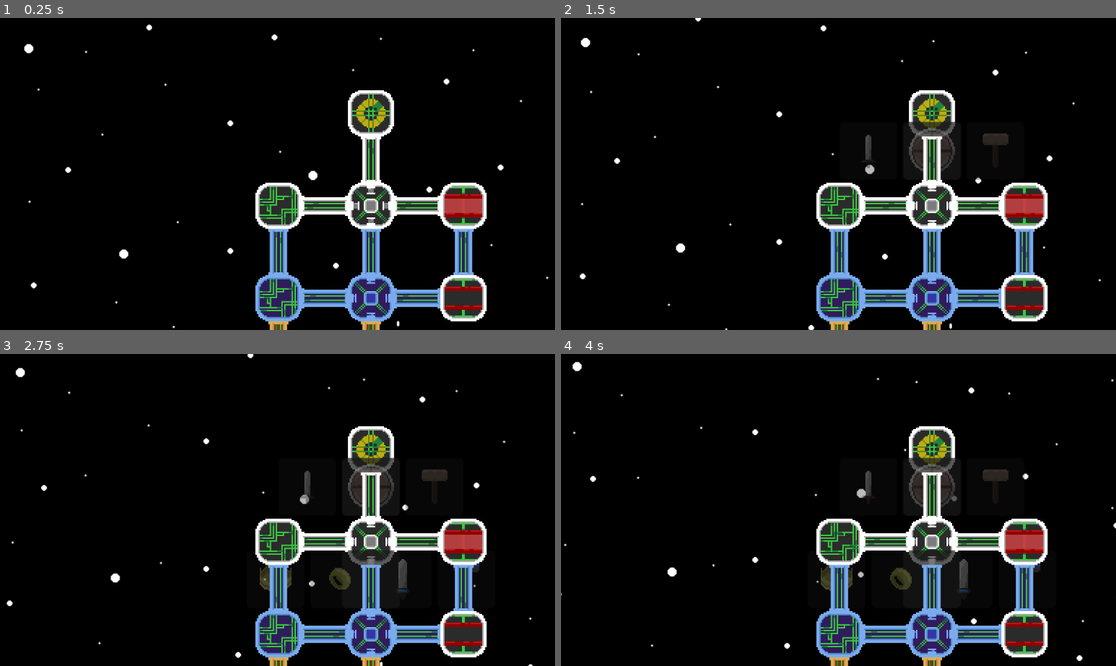
Above: before the commit, frames 1-4 (two rows, left to right).
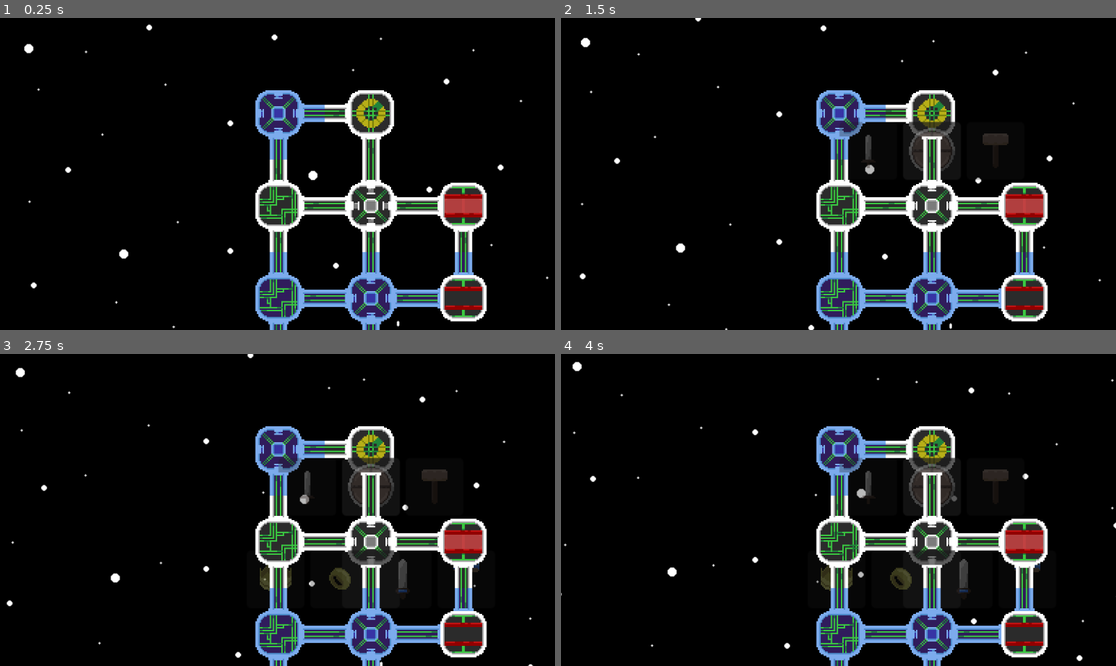
Above: after the commit, the same moments.

Repository: ManechLepage/GodotWild-Jam68
Game: Godot game, scene res://Scenes/node_2d.tscn
The game is run twice, just before and just after one commit, with the same random seed, the same clock (stepped at 60 frames per second) and the same inputs.
Inputs (mouse positions are in pixels of both pictures, inside the frame that each line leads up to):
- Up to frame 1 (0.25 s): no input
- Up to frame 2 (1.5 s): move the mouse to (932, 114) at 0.52 s; click (932, 114) at 0.67 s; move the mouse to (932, 205) at 1.27 s; click (932, 205) at 1.42 s
- Up to frame 3 (2.75 s): move the mouse to (371, 634) at 2.02 s; click (371, 634) at 2.17 s
- Up to frame 4 (4 s): move the mouse to (838, 541) at 2.77 s; click (838, 541) at 2.92 s; click (810, 485) at 3.5 s

The runs differ from the first frame. In frame 1, 3.0% of the frame differs, in the area x 45-86%, y 23-100%; in frame 2, 3.0%; in frame 3, 3.0%; in frame 4, 3.0%.

Commit message:
seperayots dfsdf

Diff:
--- /dev/null
+++ b/Godot Wild-jam 68/Graphics/sections/Seperator/seperator1-2.tres
@@ -0,0 +1,66 @@
+[gd_resource type="SpriteFrames" load_steps=15 format=3 uid="uid://bjl2525xevoc4"]
+
+[ext_resource type="Texture2D" uid="uid://bbw28jrc6i2l7" path="res://Graphics/sections/Seperator/seperator1-2/section_seperator1.png" id="1_sdcnv"]
+[ext_resource type="Texture2D" uid="uid://bw3gw7svrf8pn" path="res://Graphics/sections/Seperator/seperator1-2/section_seperator2.png" id="2_ypfbm"]
+[ext_resource type="Texture2D" uid="uid://48tq51t2tika" path="res://Graphics/sections/Seperator/seperator1-2/section_seperator3.png" id="3_gftbx"]
+[ext_resource type="Texture2D" uid="uid://bjn3ky5pd0ptk" path="res://Graphics/sections/Seperator/seperator1-2/section_seperator4.png" id="4_w5sij"]
+[ext_resource type="Texture2D" uid="uid://br78704lsbwrt" path="res://Graphics/sections/Seperator/seperator1-2/section_seperator5.png" id="5_0olfg"]
+[ext_resource type="Texture2D" uid="uid://cawehccvbh35t" path="res://Graphics/sections/Seperator/seperator1-2/section_seperator6.png" id="6_k4k83"]
+[ext_resource type="Texture2D" uid="uid://dkv1gn7vadl4o" path="res://Graphics/sections/Seperator/seperator1-2/section_seperator7.png" id="7_meu7c"]
+[ext_resource type="Texture2D" uid="uid://vqldyvvvsly7" path="res://Graphics/sections/Seperator/seperator1-2/section_seperator8.png" id="8_42bnc"]
+[ext_resource type="Texture2D" uid="uid://b5khhnktg1ea0" path="res://Graphics/sections/Seperator/seperator1-2/section_seperator9.png" id="9_dd660"]
+[ext_resource type="Texture2D" uid="uid://c35l2k8gqe36" path="res://Graphics/sections/Seperator/seperator1-2/section_seperator10.png" id="10_yyqtf"]
+[ext_resource type="Texture2D" uid="uid://wnk7fs4m256" path="res://Graphics/sections/Seperator/seperator1-2/section_seperator11.png" id="11_cx6sq"]
+[ext_resource type="Texture2D" uid="uid://d4bu8jv755baj" path="res://Graphics/sections/Seperator/seperator1-2/section_seperator12.png" id="12_nhrnr"]
+[ext_resource type="Texture2D" uid="uid://c1pgqhj8oe7b2" path="res://Graphics/sections/Seperator/seperator1-2/section_seperator13.png" id="13_li08g"]
+[ext_resource type="Texture2D" uid="uid://cme210ssqnlgs" path="res://Graphics/sections/Seperator/seperator1-2/section_seperator14.png" id="14_4kx3n"]
+
+[resource]
+animations = [{
+"frames": [{
+"duration": 1.0,
+"texture": ExtResource("1_sdcnv")
+}, {
+"duration": 1.0,
+"texture": ExtResource("2_ypfbm")
+}, {
+"duration": 1.0,
+"texture": ExtResource("3_gftbx")
+}, {
+"duration": 1.0,
+"texture": ExtResource("4_w5sij")
+}, {
+"duration": 1.0,
+"texture": ExtResource("5_0olfg")
+}, {
+"duration": 1.0,
+"texture": ExtResource("6_k4k83")
+}, {
+"duration": 1.0,
+"texture": ExtResource("7_meu7c")
+}, {
+"duration": 1.0,
+"texture": ExtResource("8_42bnc")
+}, {
+"duration": 1.0,
+"texture": ExtResource("9_dd660")
+}, {
+"duration": 1.0,
+"texture": ExtResource("10_yyqtf")
+}, {
+"duration": 1.0,
+"texture": ExtResource("11_cx6sq")
+}, {
+"duration": 1.0,
+"texture": ExtResource("12_nhrnr")
+}, {
+"duration": 1.0,
+"texture": ExtResource("13_li08g")
+}, {
+"duration": 1.0,
+"texture": ExtResource("14_4kx3n")
+}],
+"loop": true,
+"name": &"default",
+"speed": 15.0
+}]
--- /dev/null
+++ b/Godot Wild-jam 68/Graphics/sections/Seperator/seperator1-3.tres
@@ -0,0 +1,66 @@
+[gd_resource type="SpriteFrames" load_steps=15 format=3 uid="uid://kpk8c2kxh4s2"]
+
+[ext_resource type="Texture2D" uid="uid://fuqnuvq3prc0" path="res://Graphics/sections/Seperator/seperator3/section_seperator3.png" id="1_gww3b"]
+[ext_resource type="Texture2D" uid="uid://jceyayhi1g3v" path="res://Graphics/sections/Seperator/seperator3/section_seperator4.png" id="2_2kam7"]
+[ext_resource type="Texture2D" uid="uid://djjiksgmpx7xb" path="res://Graphics/sections/Seperator/seperator3/section_seperator5.png" id="3_vnnpt"]
+[ext_resource type="Texture2D" uid="uid://dqtsba31boa87" path="res://Graphics/sections/Seperator/seperator3/section_seperator6.png" id="4_mpcoc"]
+[ext_resource type="Texture2D" uid="uid://xrn5pxhlaw0q" path="res://Graphics/sections/Seperator/seperator3/section_seperator7.png" id="5_468sg"]
+[ext_resource type="Texture2D" uid="uid://ctspnfa31ihx1" path="res://Graphics/sections/Seperator/seperator3/section_seperator8.png" id="6_y8225"]
+[ext_resource type="Texture2D" uid="uid://chfx7h5yhtlug" path="res://Graphics/sections/Seperator/seperator3/section_seperator9.png" id="7_nqkvp"]
+[ext_resource type="Texture2D" uid="uid://dph1puosvaw63" path="res://Graphics/sections/Seperator/seperator3/section_seperator10.png" id="8_f3ikx"]
+[ext_resource type="Texture2D" uid="uid://72khmm4wodyx" path="res://Graphics/sections/Seperator/seperator3/section_seperator11.png" id="9_kuhcn"]
+[ext_resource type="Texture2D" uid="uid://dgu1ht0s3xg65" path="res://Graphics/sections/Seperator/seperator3/section_seperator12.png" id="10_vdr5o"]
+[ext_resource type="Texture2D" uid="uid://b0qpqtaikgjnb" path="res://Graphics/sections/Seperator/seperator3/section_seperator13.png" id="11_x2ddb"]
+[ext_resource type="Texture2D" uid="uid://bif5m1kll34dm" path="res://Graphics/sections/Seperator/seperator3/section_seperator14.png" id="12_pnold"]
+[ext_resource type="Texture2D" uid="uid://bixvg1xcj6hey" path="res://Graphics/sections/Seperator/seperator3/section_seperator15.png" id="13_6s78o"]
+[ext_resource type="Texture2D" uid="uid://c7cuvagnsiyg7" path="res://Graphics/sections/Seperator/seperator3/section_seperator16.png" id="14_40geo"]
+
+[resource]
+animations = [{
+"frames": [{
+"duration": 1.0,
+"texture": ExtResource("1_gww3b")
+}, {
+"duration": 1.0,
+"texture": ExtResource("2_2kam7")
+}, {
+"duration": 1.0,
+"texture": ExtResource("3_vnnpt")
+}, {
+"duration": 1.0,
+"texture": ExtResource("4_mpcoc")
+}, {
+"duration": 1.0,
+"texture": ExtResource("5_468sg")
+}, {
+"duration": 1.0,
+"texture": ExtResource("6_y8225")
+}, {
+"duration": 1.0,
+"texture": ExtResource("7_nqkvp")
+}, {
+"duration": 1.0,
+"texture": ExtResource("8_f3ikx")
+}, {
+"duration": 1.0,
+"texture": ExtResource("9_kuhcn")
+}, {
+"duration": 1.0,
+"texture": ExtResource("10_vdr5o")
+}, {
+"duration": 1.0,
+"texture": ExtResource("11_x2ddb")
+}, {
+"duration": 1.0,
+"texture": ExtResource("12_pnold")
+}, {
+"duration": 1.0,
+"texture": ExtResource("13_6s78o")
+}, {
+"duration": 1.0,
+"texture": ExtResource("14_40geo")
+}],
+"loop": true,
+"name": &"default",
+"speed": 15.0
+}]
--- /dev/null
+++ b/Godot Wild-jam 68/Graphics/sections/Seperator/seperator2-3.tres
@@ -0,0 +1,66 @@
+[gd_resource type="SpriteFrames" load_steps=15 format=3 uid="uid://8b7en2d6vth4"]
+
+[ext_resource type="Texture2D" uid="uid://dqvbng456i02k" path="res://Graphics/sections/Seperator/seperator2-3/section_seperator1.png" id="1_poyw4"]
+[ext_resource type="Texture2D" uid="uid://cbvdrs5tvykk6" path="res://Graphics/sections/Seperator/seperator2-3/section_seperator2.png" id="2_gk4xd"]
+[ext_resource type="Texture2D" uid="uid://b58mn3r7ad0ba" path="res://Graphics/sections/Seperator/seperator2-3/section_seperator3.png" id="3_tykva"]
+[ext_resource type="Texture2D" uid="uid://dj2jtvurryjbo" path="res://Graphics/sections/Seperator/seperator2-3/section_seperator4.png" id="4_xi5el"]
+[ext_resource type="Texture2D" uid="uid://csev5txv4agrk" path="res://Graphics/sections/Seperator/seperator2-3/section_seperator5.png" id="5_1s1g8"]
+[ext_resource type="Texture2D" uid="uid://cfq2hapll57a2" path="res://Graphics/sections/Seperator/seperator2-3/section_seperator6.png" id="6_udbvo"]
+[ext_resource type="Texture2D" uid="uid://b3opuixjidld0" path="res://Graphics/sections/Seperator/seperator2-3/section_seperator7.png" id="7_xcw37"]
+[ext_resource type="Texture2D" uid="uid://dbme3f1jcl2a1" path="res://Graphics/sections/Seperator/seperator2-3/section_seperator8.png" id="8_p8fsd"]
+[ext_resource type="Texture2D" uid="uid://bpgyodvkd4yob" path="res://Graphics/sections/Seperator/seperator2-3/section_seperator9.png" id="9_d1rwy"]
+[ext_resource type="Texture2D" uid="uid://5bhh631aqjxr" path="res://Graphics/sections/Seperator/seperator2-3/section_seperator10.png" id="10_r1kkw"]
+[ext_resource type="Texture2D" uid="uid://ck68aiqfxn8ne" path="res://Graphics/sections/Seperator/seperator2-3/section_seperator11.png" id="11_uqxp1"]
+[ext_resource type="Texture2D" uid="uid://b178fcj54clom" path="res://Graphics/sections/Seperator/seperator2-3/section_seperator12.png" id="12_wjd3r"]
+[ext_resource type="Texture2D" uid="uid://cuhfuq80x1uew" path="res://Graphics/sections/Seperator/seperator2-3/section_seperator13.png" id="13_6sqpi"]
+[ext_resource type="Texture2D" uid="uid://c46rdu7ww5vgb" path="res://Graphics/sections/Seperator/seperator2-3/section_seperator14.png" id="14_vy6qt"]
+
+[resource]
+animations = [{
+"frames": [{
+"duration": 1.0,
+"texture": ExtResource("1_poyw4")
+}, {
+"duration": 1.0,
+"texture": ExtResource("2_gk4xd")
+}, {
+"duration": 1.0,
+"texture": ExtResource("3_tykva")
+}, {
+"duration": 1.0,
+"texture": ExtResource("4_xi5el")
+}, {
+"duration": 1.0,
+"texture": ExtResource("5_1s1g8")
+}, {
+"duration": 1.0,
+"texture": ExtResource("6_udbvo")
+}, {
+"duration": 1.0,
+"texture": ExtResource("7_xcw37")
+}, {
+"duration": 1.0,
+"texture": ExtResource("8_p8fsd")
+}, {
+"duration": 1.0,
+"texture": ExtResource("9_d1rwy")
+}, {
+"duration": 1.0,
+"texture": ExtResource("10_r1kkw")
+}, {
+"duration": 1.0,
+"texture": ExtResource("11_uqxp1")
+}, {
+"duration": 1.0,
+"texture": ExtResource("12_wjd3r")
+}, {
+"duration": 1.0,
+"texture": ExtResource("13_6sqpi")
+}, {
+"duration": 1.0,
+"texture": ExtResource("14_vy6qt")
+}],
+"loop": true,
+"name": &"default",
+"speed": 15.0
+}]
--- a/Godot Wild-jam 68/Scripts/Inventory/Inventory.gd
+++ b/Godot Wild-jam 68/Scripts/Inventory/Inventory.gd
@@ -23,7 +23,10 @@
 var seperators: Array[SpriteFrames] = [
 	load("res://Graphics/sections/Seperator/seperator.tres"),
 	load("res://Graphics/sections/Seperator/seperator2.tres"),
-	load("res://Graphics/sections/Seperator/seperator3.tres")
+	load("res://Graphics/sections/Seperator/seperator3.tres"),
+	load("res://Graphics/sections/Seperator/seperator1-2.tres"),
+	load("res://Graphics/sections/Seperator/seperator1-3.tres"),
+	load("res://Graphics/sections/Seperator/seperator2-3.tres")
 ]
 
 func load_all_items(item_list: Array[Item]):
--- a/Godot Wild-jam 68/Scripts/Spaceship/SpaceshipManager.gd
+++ b/Godot Wild-jam 68/Scripts/Spaceship/SpaceshipManager.gd
@@ -25,6 +25,7 @@
 		section_list.append(row)
 
 	create_section(FRONT, Vector2(2, 0), 1)
+	create_section(FORGE, Vector2(1, 0), 2)
 
 	create_section(FORGE, Vector2(2, 1), 1)
 	create_section(FORGE, Vector2(2, 2), 2)
@@ -88,8 +89,20 @@
 		pos_y = ((pos1.y + pos2.y) / 2) * margin
 		seperator.rotation = PI / 2
 	seperator.position = Vector2(pos_x, pos_y)
-	var tier = max(tier1, tier2)
-	seperator.set_sprite_frames(Inventory.seperators[tier - 1])
+	var tier:int
+	var min_tier = min(tier1, tier2)
+	var max_tier = max(tier1, tier2)
+	if tier1 == tier2:
+		tier = tier1 - 1
+	elif min_tier == 1 and max_tier == 2:
+		tier = 3
+	elif min_tier == 1 and max_tier == 3:
+		tier = 4
+	else:
+		tier = 5
+	seperator.set_sprite_frames(Inventory.seperators[tier])
+	if tier1 > tier2:
+		seperator.rotation += PI
 	seperator.play()
 	seperator_manager.add_child(seperator)
 	print(seperator.position)
